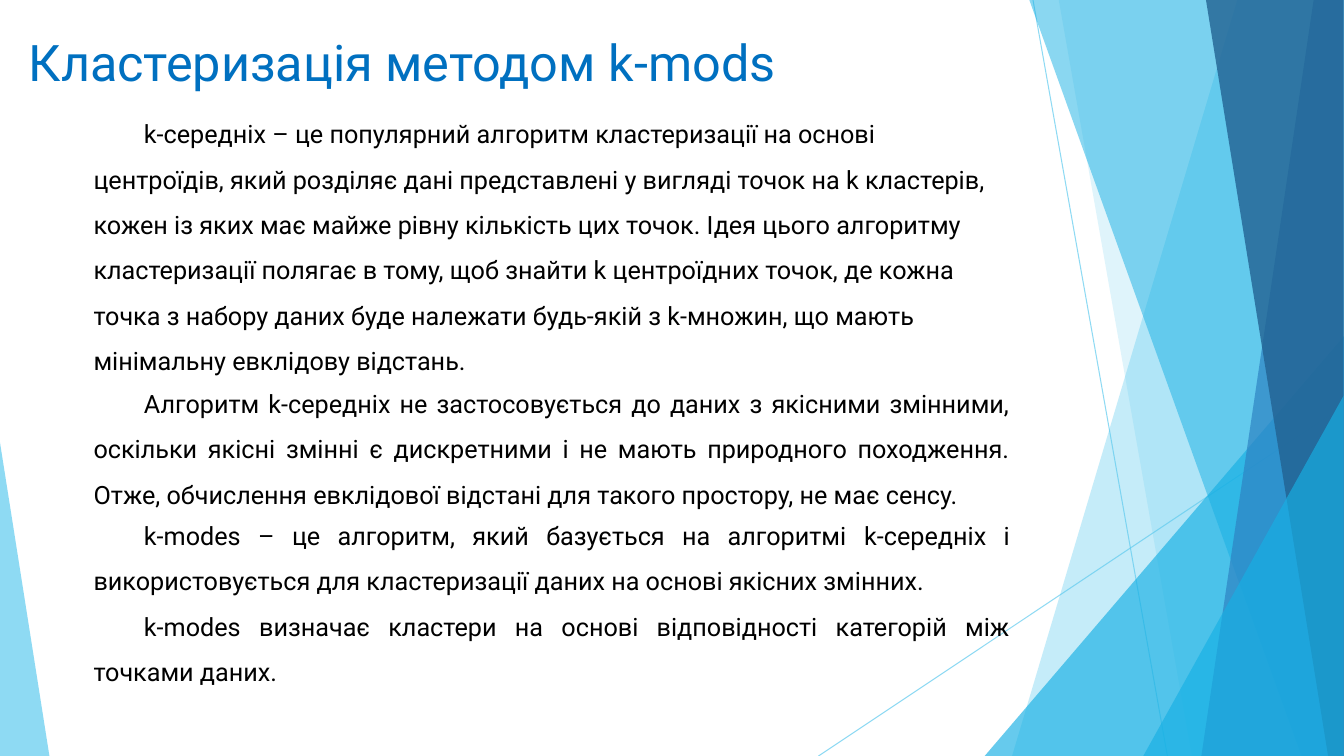
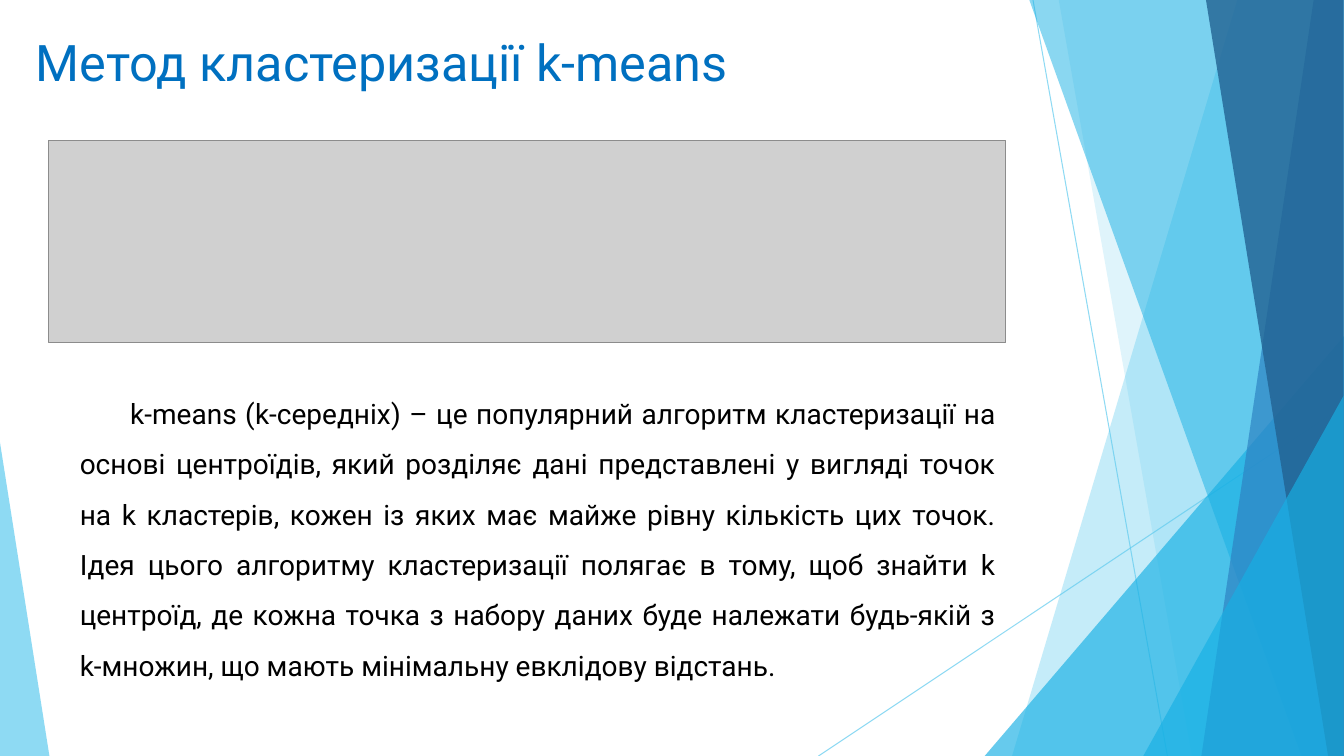
Before and after one commit to zelo2000/Xema, a slide deck: slide 9 of Documents/Зелінський_Олександр.pptx. Drawn at 1344x756 pixels with LibreOffice and Linux fonts; fonts in the diff are those of the drawing; grey boxes stand for pictures. Boxes give left, top, right and bottom in pixels: in the first picture for what was removed or moved away, otherwise in the second. Text is boxed around its words. In the diff, an @@ line names an element or a change of style, - is before the commit and + after.

```diff
--- a/Documents/Зелінський_Олександр.pptx
+++ b/Documents/Зелінський_Олександр.pptx
@@ text at (x1=36, y1=43, x2=727, y2=92): text changed @@
-Кластеризація методом k-mods
+Метод кластеризації k-means
@@ picture added at (x1=49, y1=140, x2=1006, y2=343) @@
@@ text at (x1=80, y1=401, x2=995, y2=682): text changed; size 18 to 20 pt @@
-k-середніх – це популярний алгоритм кластеризації на основі центроїдів, який розділяє дані представлені у вигляді точок на k кластерів, кожен із яких має майже рівну кількість цих точок. Ідея цього алгоритму кластеризації полягає в тому, щоб знайти k центроїдних точок, де кожна точка з набору даних буде належати будь-якій з k-множин, що мають мінімальну евклідову відстань.
+k-means (k-середніх) – це популярний алгоритм кластеризації на основі центроїдів, який розділяє дані представлені у вигляді точок на k кластерів, кожен із яких має майже рівну кількість цих точок. Ідея цього алгоритму кластеризації полягає в тому, щоб знайти k центроїд, де кожна точка з набору даних буде належати будь-якій з k-множин, що мають мінімальну евклідову відстань.
@@ text removed at (x1=94, y1=394, x2=1009, y2=510) @@
-Алгоритм k-середніх не застосовується до даних з якісними змінними, оскільки якісні змінні є дискретними і не мають природного походження. Отже, обчислення евклідової відстані для такого простору, не має сенсу.
@@ text removed at (x1=94, y1=526, x2=1010, y2=685) @@
-k-modes – це алгоритм, який базується на алгоритмі k-середніх і використовується для кластеризації даних на основі якісних змінних.
-k-modes визначає кластери на основі відповідності категорій між точками даних.
```
Also in this commit, not shown: 10 other slides changed, 3 slides added, 2 slides removed, 5 other files.
